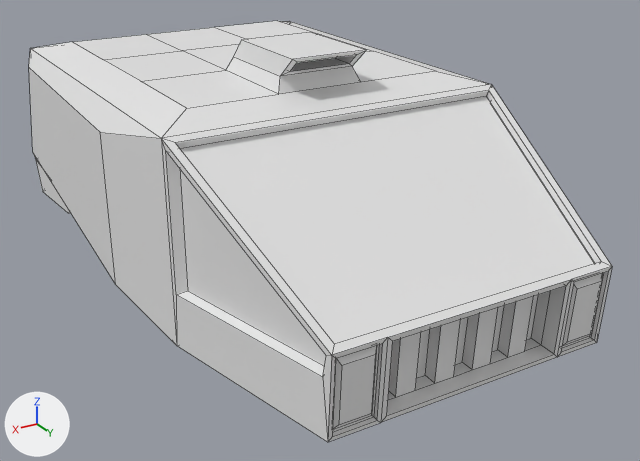
A saved change to the FBX model Assets/_Render/Models/Vehicle.fbx.
Rendered twice from a 50 mm camera at (4.34, 8.24, 4.89) aimed at (-0.22, 0.64, 1.09). Every picture has the same lights, and +X, +Y and +Z are marked at lower left. Mesh edges are drawn as thin lines. Where no turn or scale is listed for an object, it has been applied to the vertices.
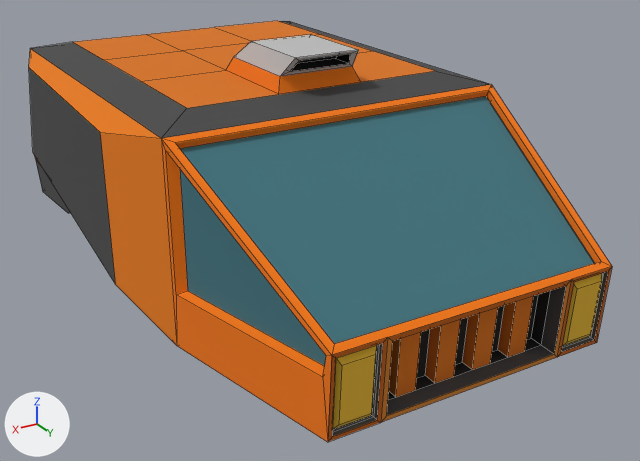
Where the change shows, as pixel boxes [x1, y1, x2, y2] in the pictures (640 x 461 px; the box of a moved part takes in the faces that stretch with it):
'Cube', recoloured, reshaped, surface changed: [29, 21, 612, 442] in both
part 1 of me_cube, moved or reshaped: before [234, 32, 367, 76]; after [234, 35, 359, 76]
part 2 of me_cube, surface changed: [29, 21, 612, 442] in both

What changed in the scene script:
```text
Add img_vehiclepalette_png:
    img_vehiclepalette_png = load_image('vehiclePalette.png', '../Textures/vehiclePalette.png', 8, 8, 'sRGB')
Add mat_material:
    mat_material = principled_material('Material')
    mat_material.texture = img_vehiclepalette_png
    mat_material.roughness = 1.0
Change me_cube:
    where me_cube.from_pydata(...)  # 220 vertices, 200 faces; spans x -2.0..2.0, y -3.35..3.56, z 0.66..3.13
    used by ob_cube; location = (0.0, 0.0, 0.0)
    me_cube part 1
    me_cube.vertices[152].co: (-0.33, 1.14, 3.08) -> (-0.28, 1.1, 3.08)  # pixel (356, 54) -> pixel (350, 53)
    me_cube.vertices[153].co: (0.33, 1.14, 3.08) -> (0.28, 1.1, 3.08)  # pixel (297, 62) -> pixel (299, 60)
    me_cube.vertices[154].co: (-0.4, 0.15, 3.13) -> (-0.35, 0.24, 3.13)  # pixel (311, 32) -> pixel (311, 34)
    me_cube.vertices[155].co: (0.4, 0.15, 3.13) -> (0.35, 0.24, 3.13)  # pixel (241, 39) -> pixel (251, 41)
    me_cube.vertices[158].co: (-0.4, 1.2, 3.13) -> (-0.35, 1.15, 3.13)  # pixel (366, 49) -> pixel (358, 49)
    me_cube.vertices[159].co: (0.4, 1.2, 3.13) -> (0.35, 1.15, 3.13)  # pixel (292, 59) -> pixel (295, 57)
    me_cube part 2: texture (UV) coordinates of 200 of 200 faces, centred in x -1.94..1.94, y -3.34..3.55, z 0.71..3.13, changed; they spanned u 0.12..0.88, v 0.0..1.0 and now span u 0.04..0.69, v 0.79..0.96
    add me_cube.materials.append(mat_material)  # picture img_vehiclepalette_png
```
